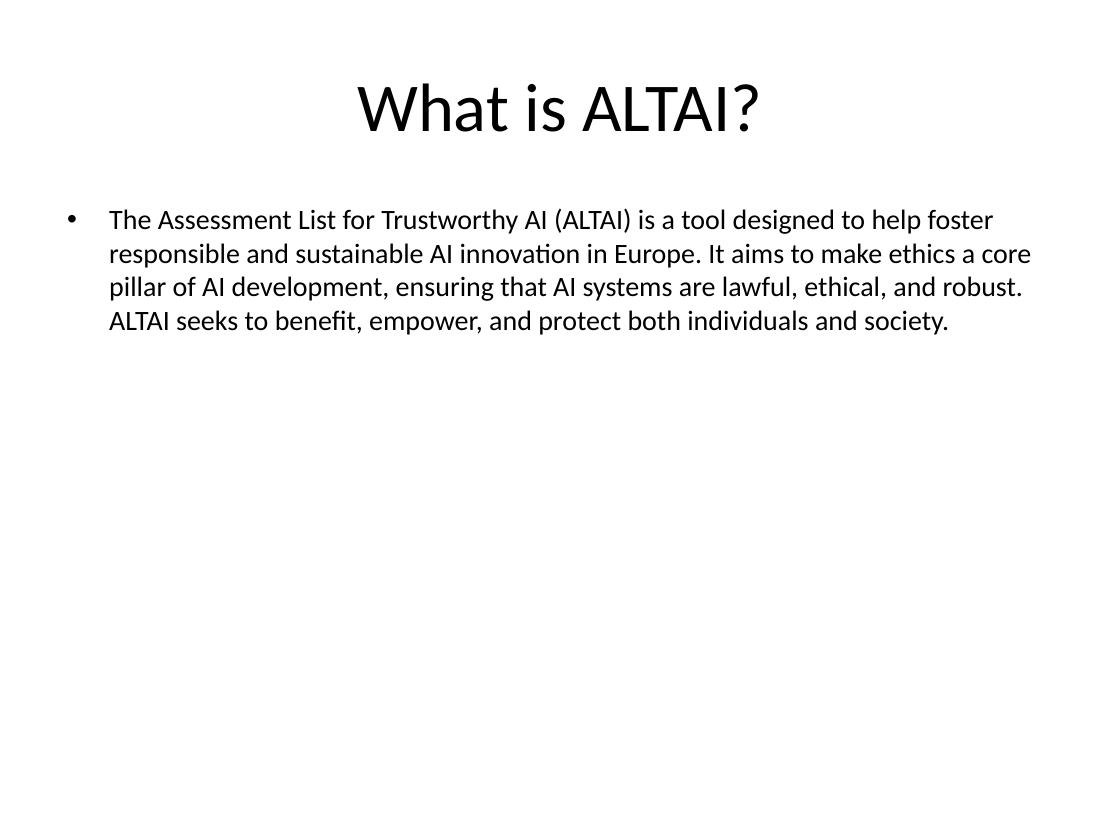
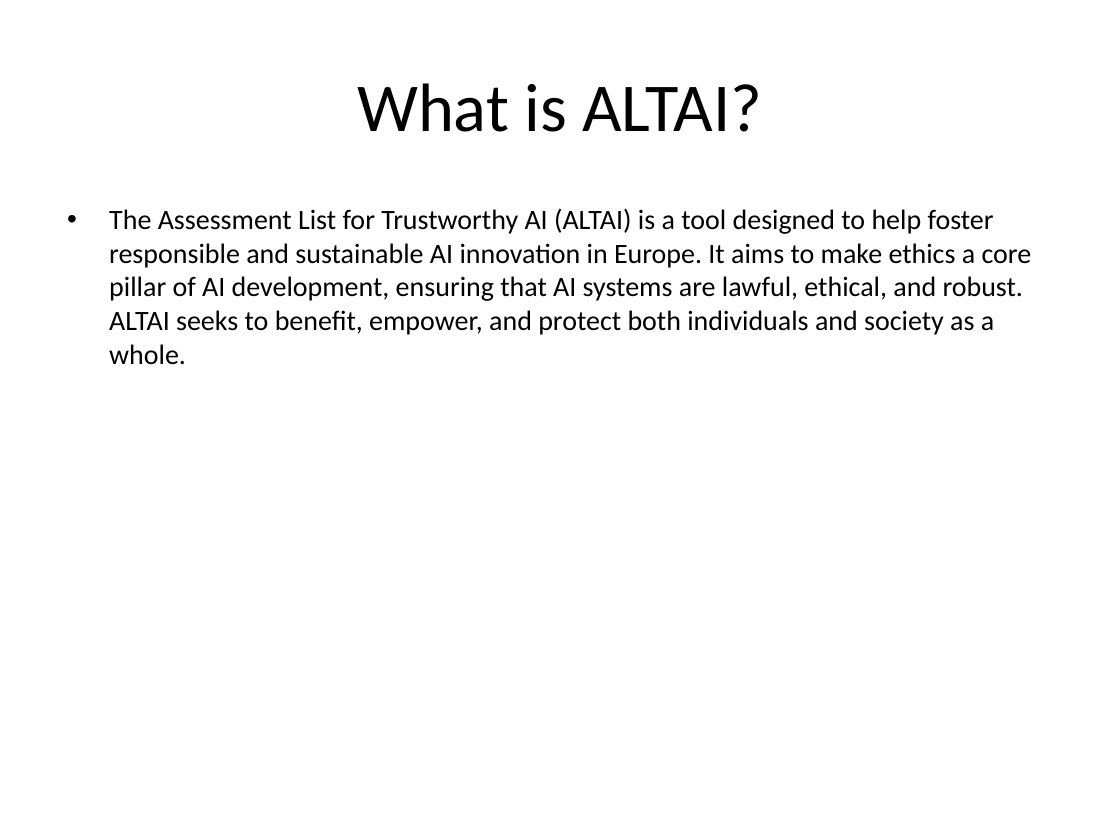
Before and after one commit to soumyajee/PPT_Slide_Agents, a slide deck: slide 1 of presentation.pptx. Drawn at 1120x840 pixels with LibreOffice and Linux fonts; fonts in the diff are those of the drawing. Boxes give left, top, right and bottom in pixels: in the first picture for what was removed or moved away, otherwise in the second. Text is boxed around its words. In the diff, an @@ line names an element or a change of style, - is before the commit and + after.

```diff
--- a/presentation.pptx
+++ b/presentation.pptx
@@ text at box(109, 208, 1032, 365): text changed @@
-• The Assessment List for Trustworthy AI (ALTAI) is a tool designed to help foster responsible and sustainable AI innovation in Europe. It aims to make ethics a core pillar of AI development, ensuring that AI systems are lawful, ethical, and robust. ALTAI seeks to benefit, empower, and protect both individuals and society.
+• The Assessment List for Trustworthy AI (ALTAI) is a tool designed to help foster responsible and sustainable AI innovation in Europe. It aims to make ethics a core pillar of AI development, ensuring that AI systems are lawful, ethical, and robust. ALTAI seeks to benefit, empower, and protect both individuals and society as a whole.
```
Also in this commit, not shown: 37 other slides changed.
